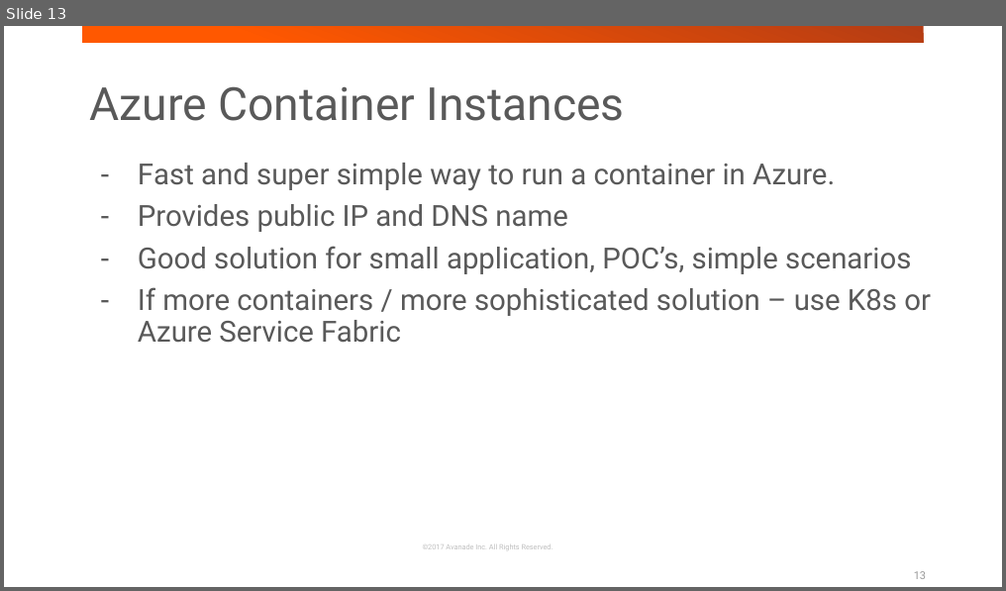
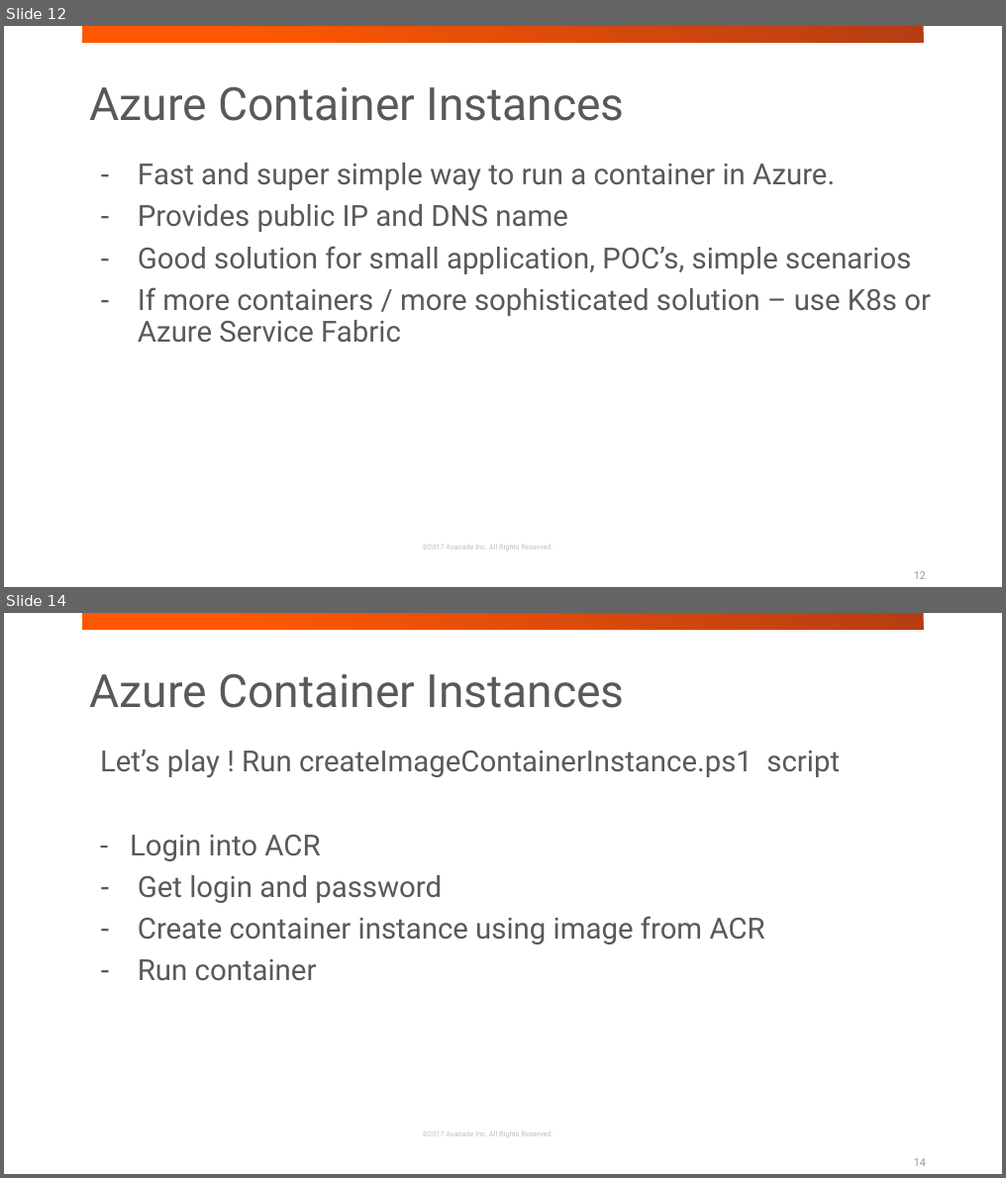
Before and after one commit to jakubgw/azure-containerization, a slide deck: azure-containerization.pptx. Shown one above the other, each under a label of ours: slide 13 before the commit, slides 12 and 14 after it; the slides between them are not shown. The pictures are 1006x591 and 1006x1178 pixels, drawn with LibreOffice and Linux fonts; fonts in the diff are those of the drawing; background and template pictures are left out. Boxes give left, top, right and bottom in pixels: in the first picture for what was removed or moved away, otherwise in the second. Text is boxed around its words. In the diff, an @@ line names an element or a change of style, - is before the commit and + after.

```diff
--- a/azure-containerization.pptx
+++ b/azure-containerization.pptx
@@ slide 14 added at [4,613,1002,1174], background #FFFFFF; not listed: 2 template elements that a slide beside it also shows @@
@@ text added at [89,673,625,708], 44 pt, text #595959 @@
+Azure Container Instances
@@ text added at [100,750,840,981], 28 pt, text #595959 @@
+Let’s play ! Run createImageContainerInstance.ps1 script
+- Login into ACR
+– Get login and password
+– Create container instance using image from ACR
+– Run container
@@ page number added at [914,1158,926,1166], 10.5 pt, text #9B9B9B @@
+14
@@ what was slide 13 is now slide 12 @@
```
Also in this commit, not shown: 4 slides changed, 5 other slides added, 2 slides removed, 6 other files.
